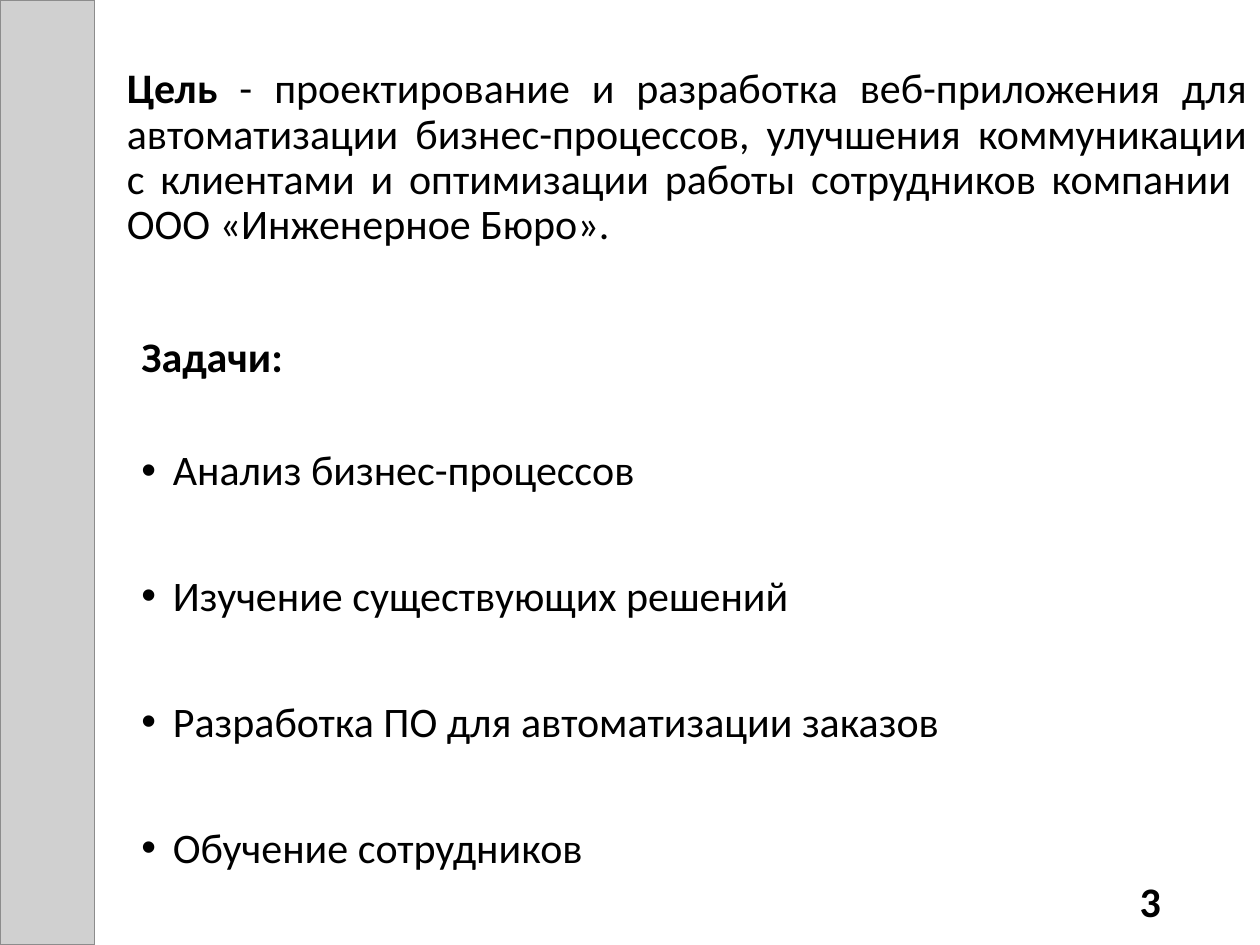
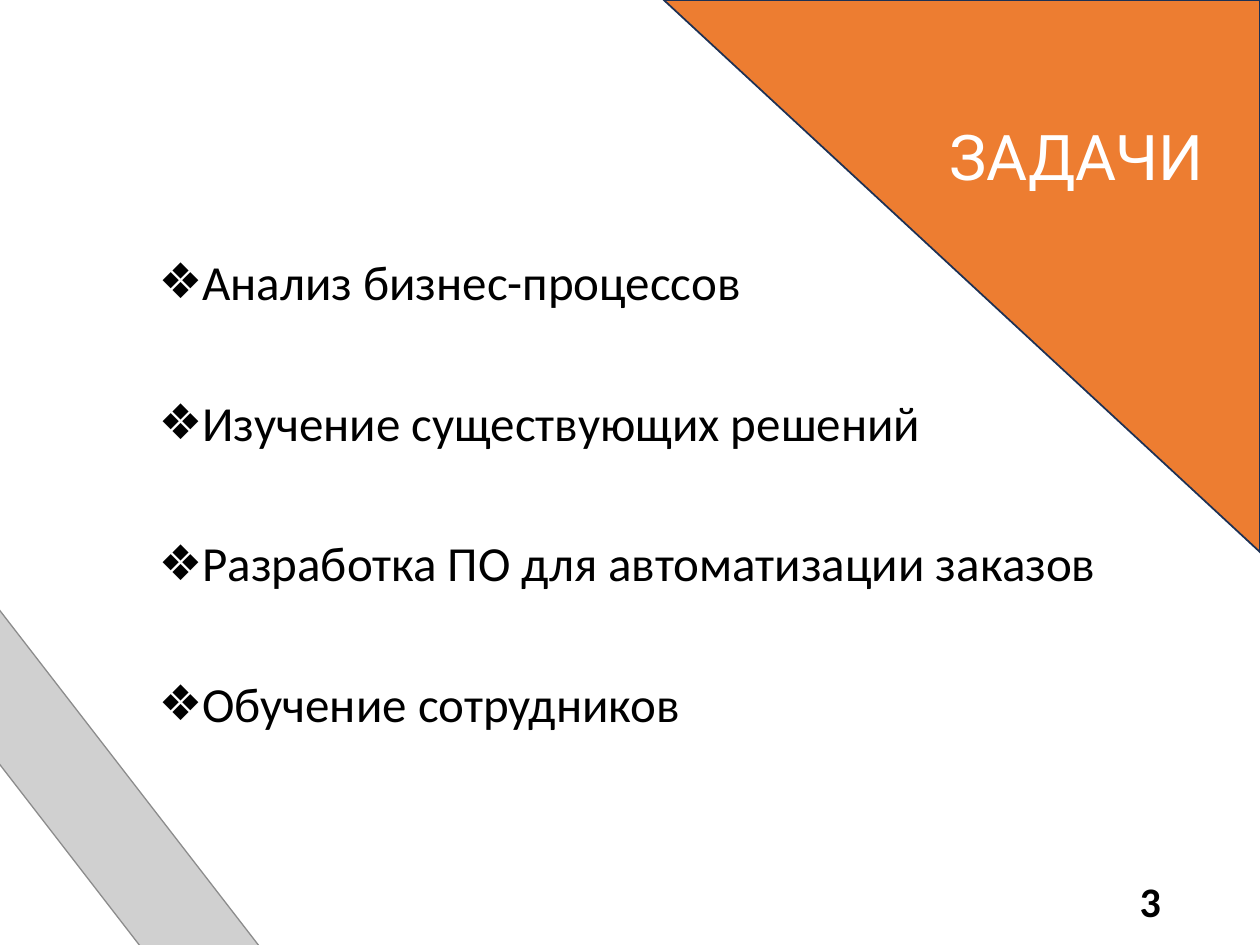
Before and after one commit to DaniilTropin11/IB-Company, a slide deck: slide 3 of ПРАВКИ_Презентация ВКР ВО.pptx. Drawn at 1260x945 pixels with LibreOffice and Linux fonts; fonts in the diff are those of the drawing; grey boxes stand for pictures. Boxes give left, top, right and bottom in pixels: in the first picture for what was removed or moved away, otherwise in the second. Text is boxed around its words. In the diff, an @@ line names an element or a change of style, - is before the commit and + after.

```diff
--- a/ПРАВКИ_Презентация ВКР ВО.pptx
+++ b/ПРАВКИ_Презентация ВКР ВО.pptx
@@ right triangle added at (664, 0, 1260, 552), fill #ED7D31, outline #1E3256 1 pt @@
@@ title removed at (127, 74, 1247, 246) @@
-Цель - проектирование и разработка веб-приложения для автоматизации бизнес-процессов, улучшения коммуникации с клиентами и оптимизации работы сотрудников компании
-ООО «Инженерное Бюро».
@@ title added at (949, 134, 1203, 191), 36 pt, text #FFFFFF @@
+ЗАДАЧИ
@@ text "Анализ бизнес-процессов": place and size @@
-text "Анализ бизнес-процессов" at (141, 344, 939, 870)
+text "Анализ бизнес-процессов" at (202, 266, 1095, 730)
@@ text "Анализ бизнес-процессов" at (202, 266, 1095, 730): size 24 to 28 pt; bullet • to ❖ @@
@@ text at (141, 344, 283, 379): paragraph removed @@
-Задачи:
@@ picture at (0, 524, 510, 945): rotation 90 to 232 degrees @@
```
Also in this commit, not shown: 9 other slides changed, 6 slides added, 8 slides removed.
